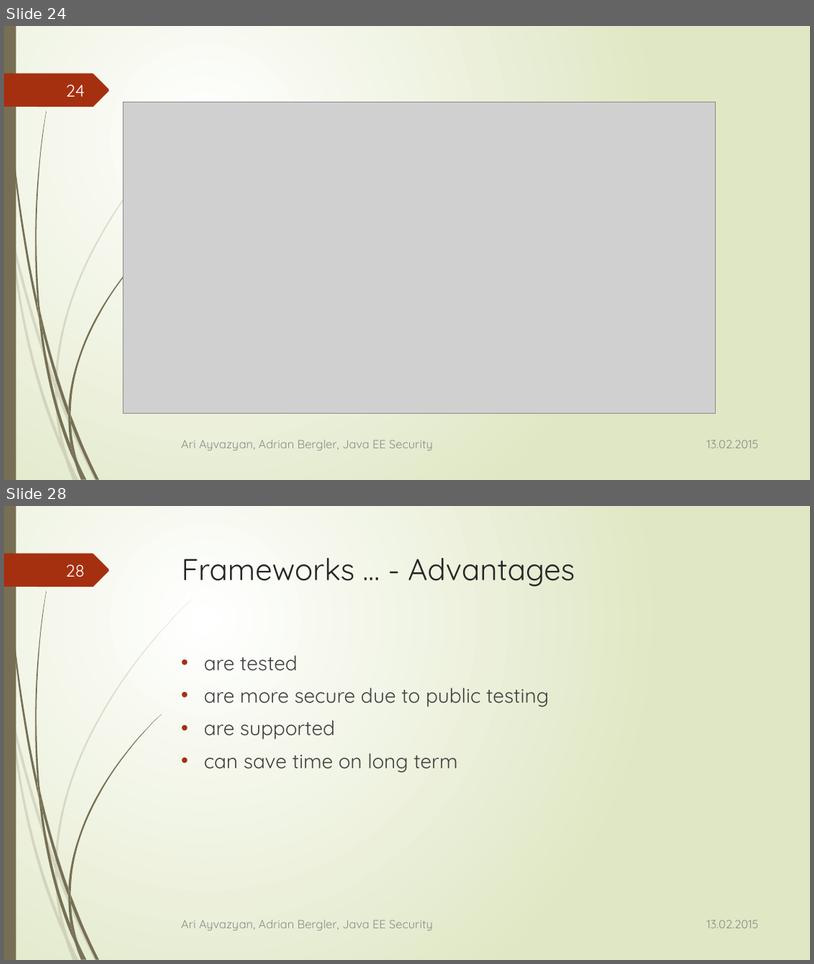
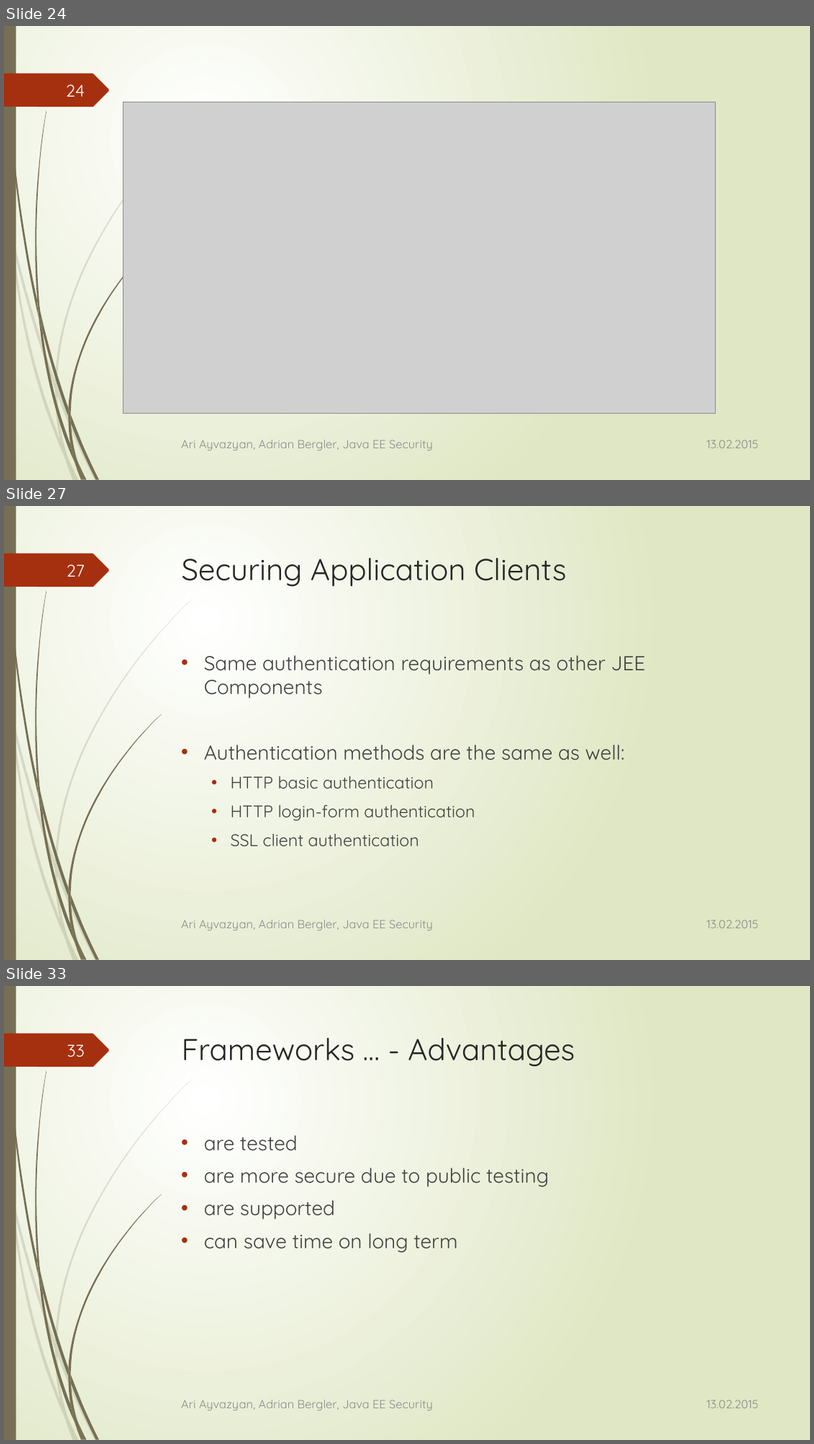
Before and after one commit to aayvazyan-tgm/JavaEESecurityExample, a slide deck: doc/Java EE - Security.pptx. Shown one above the other, each under a label of ours: slides 24 and 28 before the commit, slides 24, 27 and 33 after it; the slides between them are not shown. The pictures are 814x964 and 814x1444 pixels, drawn with LibreOffice and Linux fonts; fonts in the diff are those of the drawing; grey boxes stand for pictures. Boxes give left, top, right and bottom in pixels: in the first picture for what was removed or moved away, otherwise in the second. Text is boxed around its words. In the diff, an @@ line names an element or a change of style, - is before the commit and + after.

```diff
--- a/doc/Java EE - Security.pptx
+++ b/doc/Java EE - Security.pptx
@@ slide 27 added at box(4, 506, 810, 960), background gradient #FFFFFF to #DFE8C4; not listed: 24 template elements that a slide beside it also shows @@
@@ page number added at box(67, 564, 85, 577), 20 pt, text #FEFFFF @@
+27
@@ title added at box(182, 558, 566, 587), 36 pt, text #262626 @@
+Securing Application Clients
@@ text added at box(204, 655, 646, 846), 24 pt, text #404040 @@
+• Same authentication requirements as other JEE Components
+• Authentication methods are the same as well:
+  • HTTP basic authentication
+  • HTTP login-form authentication
+  • SSL client authentication
@@ text added at box(181, 919, 433, 930), 14 pt, text #8C8C8C @@
+Ari Ayvazyan, Adrian Bergler, Java EE Security
@@ text added at box(707, 919, 759, 928), 14 pt, text #8C8C8C @@
+13.02.2015
@@ what was slide 28 is now slide 33 @@
@@ page number at box(67, 1044, 85, 1057): text changed @@
-28
+33
```
Also in this commit, not shown: 8 slides changed, 4 other slides added.
